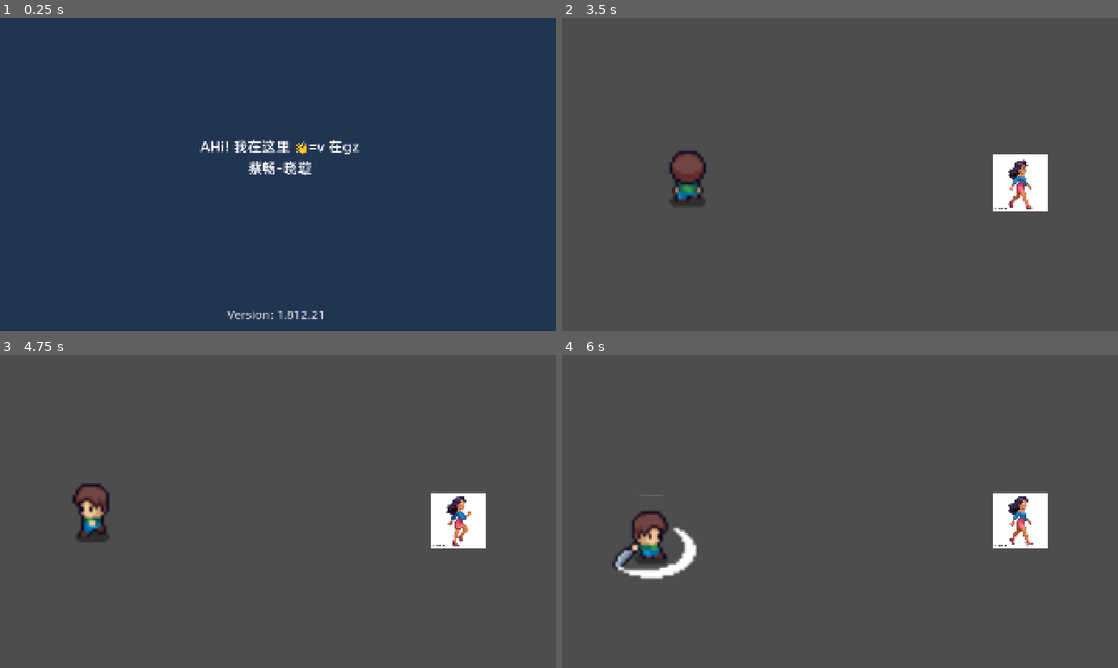
Above: before the commit, frames 1-4 (two rows, left to right).
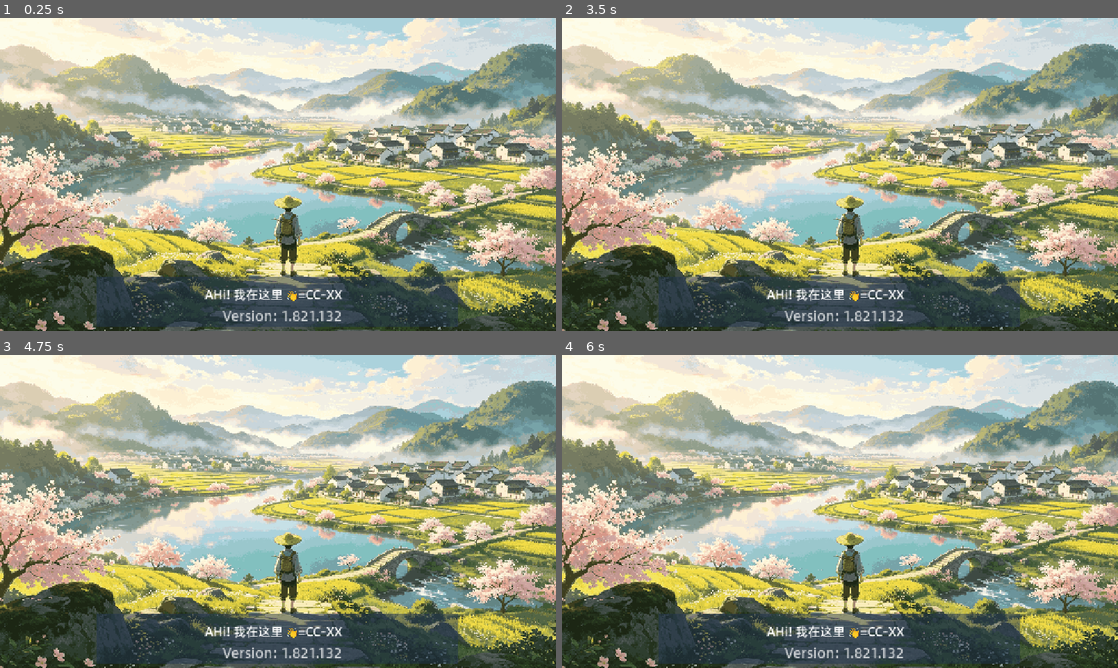
Above: after the commit, the same moments.

Repository: backtend/godothey
Game: Godot game, scene res://scenes/Bootstrap.tscn
Same seed, same stepped clock (60 frames per second), same inputs: the game is played once before the commit and once after it. The engine's default icon, where the game draws it, is replaced by a stand-in: a white triangle on a blue panel in a dark square.
Inputs:
- Up to frame 1 (0.25 s): no input
- Up to frame 2 (3.5 s): tap Enter at 0.5, 2 s; hold D (right) 0.53-1.28 s; tap J (attack) every 0.75 s from 0.6 to 2.85 s; tap Space at 1.25, 2.75 s; hold S (down) 1.28-2.03 s; hold D (right) 2.03-2.78 s; hold W (up) from 2.78 s (still down)
- Up to frame 3 (4.75 s): release W (up) at 3.53 s; hold A (left) from 3.53 s (still down); tap J (attack) at 3.6, 4.35 s
- Up to frame 4 (6 s): release A (left) at 5.03 s; hold S (down) 5.03-5.78 s; tap J (attack) at 5.1, 5.85 s; hold D (right) from 5.78 s (still down)

The runs differ from the first frame. In frame 1, 95% of the frame differs, in the area x 0-100%, y 0-100%; in frame 2, 93%; in frame 3, 93%; in frame 4, 93%.

Commit message:
新增启动屏幕的田园风景

Diff:
--- a/project/project.godot
+++ b/project/project.godot
@@ -11,23 +11,24 @@
 [application]
 
 config/name="GODOTHEY"
-config/version="1.812.21"
+config/version="1.821.132"
 run/main_scene="uid://bootstrap0001"
 config/features=PackedStringArray("4.6", "Mobile")
 boot_splash/bg_color=Color(0.036384057, 0.3841699, 0.59965336, 1)
+boot_splash/show_image=false
 config/icon="res://icon.svg"
 
 [autoload]
 
-Startup="*uid://cjmvna4twpwqq"
 Authy="*uid://3qhtplm17ads"
 Configuration="*uid://dt4xjxocbvk1c"
 
 [display]
 
-window/size/viewport_width=1920
-window/size/viewport_height=1080
+window/size/viewport_width=1280
+window/size/viewport_height=720
 window/stretch/mode="canvas_items"
+window/stretch/aspect="expand"
 
 [gui]
 
--- a/project/scenes/Bootstrap.tscn
+++ b/project/scenes/Bootstrap.tscn
@@ -1,6 +1,7 @@
 [gd_scene format=3 uid="uid://bootstrap0001"]
 
 [ext_resource type="Script" uid="uid://g7warlo8s6jq" path="res://scripts/uis/Bootstrap.gd" id="1_qmcbq"]
+[ext_resource type="Texture2D" uid="uid://bwepijoxuiomu" path="res://assets/images/godothey.png" id="2_godothey"]
 
 [node name="Bootstrap" type="Control" unique_id=1000976961]
 layout_mode = 3
@@ -12,7 +13,8 @@
 mouse_filter = 2
 script = ExtResource("1_qmcbq")
 
-[node name="Background" type="ColorRect" parent="." unique_id=1472143487]
+[node name="Background" type="TextureRect" parent="." unique_id=1472143487]
+visible = false
 layout_mode = 1
 anchors_preset = 15
 anchor_right = 1.0
@@ -20,7 +22,8 @@
 grow_horizontal = 2
 grow_vertical = 2
 mouse_filter = 2
-color = Color(0.055, 0.067, 0.098, 1)
+texture = ExtResource("2_godothey")
+expand_mode = 1
 
 [node name="TitleLabel" type="Label" parent="." unique_id=611875373]
 layout_mode = 1
@@ -29,10 +32,10 @@
 anchor_top = 0.35
 anchor_right = 0.5
 anchor_bottom = 0.35
-offset_left = -300.0
-offset_top = -30.0
-offset_right = 300.0
-offset_bottom = 30.0
+offset_left = -322.0
+offset_top = 8.0
+offset_right = 278.0
+offset_bottom = 68.0
 grow_horizontal = 2
 grow_vertical = 2
 theme_override_colors/font_color = Color(0.75, 0.9, 1, 1)
@@ -47,14 +50,13 @@
 anchor_top = 0.78
 anchor_right = 0.5
 anchor_bottom = 0.78
-offset_left = -260.0
-offset_top = -14.0
-offset_right = 260.0
-offset_bottom = 14.0
+offset_left = -261.0
+offset_top = -231.59998
+offset_right = 259.0
+offset_bottom = -152.69995
 grow_horizontal = 2
 grow_vertical = 2
 theme_override_colors/font_color = Color(0.6, 0.65, 0.72, 1)
-theme_override_font_sizes/font_size = 16
-text = "正在启动...
-System Starting..."
+theme_override_font_sizes/font_size = 45
+text = "System Starting..."
 horizontal_alignment = 1
--- a/project/scenes/common/Welcome.tscn
+++ b/project/scenes/common/Welcome.tscn
@@ -1,9 +1,20 @@
 [gd_scene format=3 uid="uid://b2e5g0ixxl0fv"]
 
 [ext_resource type="Script" uid="uid://b8tae5aspq1c8" path="res://scripts/uis/common/Welcome.gd" id="1_ig7tw"]
+[ext_resource type="Texture2D" uid="uid://bwepijoxuiomu" path="res://assets/images/godothey.png" id="2_c5y1m"]
 
-[node name="Node" type="Node" unique_id=1256974477]
+[node name="Welcome" type="Node" unique_id=1256974477]
 script = ExtResource("1_ig7tw")
+
+[node name="Background" type="TextureRect" parent="." unique_id=1896537486]
+anchors_preset = 15
+anchor_right = 1.0
+anchor_bottom = 1.0
+grow_horizontal = 2
+grow_vertical = 2
+mouse_filter = 2
+texture = ExtResource("2_c5y1m")
+expand_mode = 1
 
 [node name="CanvasLayer" type="CanvasLayer" parent="." unique_id=1536970672]
 
@@ -13,26 +24,25 @@
 anchor_top = 0.25
 anchor_right = 0.734
 anchor_bottom = 0.75
-offset_left = -482.0
-offset_top = -270.0
-offset_right = 510.71997
-offset_bottom = 270.0
-color = Color(0.129412, 0.203922, 0.321569, 1)
+offset_left = -98.0
+offset_top = 414.0
+offset_right = 116.47998
+offset_bottom = 170.0
+color = Color(0.12941177, 0.20392157, 0.32156864, 0.49019608)
 
 [node name="Label" type="Label" parent="CanvasLayer/Panel" unique_id=1639540794]
 layout_mode = 1
 anchors_preset = 15
 anchor_right = 1.0
 anchor_bottom = 1.0
-offset_left = 99.0
-offset_top = 81.0
-offset_right = -85.0
-offset_bottom = -200.0
+offset_left = 96.0
+offset_top = 6.0
+offset_right = -114.0
+offset_bottom = -36.0
 grow_horizontal = 2
 grow_vertical = 2
-theme_override_font_sizes/font_size = 50
-text = "AHi! 我在这里 👋=v 在gz
-蔡畅-晓璇"
+theme_override_font_sizes/font_size = 29
+text = "AHi! 我在这里 👋=CC-XX"
 horizontal_alignment = 1
 vertical_alignment = 1
 
@@ -43,12 +53,12 @@
 anchor_top = 1.0
 anchor_right = 1.0
 anchor_bottom = 1.0
-offset_left = -6.0
-offset_top = -86.0
-offset_right = -6.0
-offset_bottom = -28.0
+offset_left = 11.0
+offset_top = -47.0
+offset_right = 11.0
+offset_bottom = 11.0
 grow_horizontal = 2
 grow_vertical = 0
-theme_override_font_sizes/font_size = 41
+theme_override_font_sizes/font_size = 32
 text = "v1.0.0"
 horizontal_alignment = 1
--- a/project/scripts/uis/Bootstrap.gd
+++ b/project/scripts/uis/Bootstrap.gd
@@ -30,75 +30,77 @@
 
 
 func _ready() -> void:
-	_spinner_center = get_viewport_rect().size / 2.0
-	_spinner_center.y -= 40.0
-	set_process(true)
+    _spinner_center = get_viewport_rect().size / 2.0
+    _spinner_center.y -= 40.0
+    set_process(true)
 
-	# 先等一帧,让 loading 画面真正渲染出来,避免白屏闪一下
-	await get_tree().process_frame
-	await get_tree().process_frame
+    # 先等一帧,让 loading 画面真正渲染出来,避免白屏闪一下
+    await get_tree().process_frame
+    await get_tree().process_frame
 
-	_apply_local_pcks()
-	await _goto_target_scene()
+    _apply_local_pcks()
+    # 休息2秒
+    # await get_tree().create_timer(6.0).timeout
+    await _goto_target_scene()
 
 
 func _process(delta: float) -> void:
-	_spin_angle += delta * 4.0
-	_pulse_time += delta
-	title_label.modulate.a = 0.75 + 0.25 * sin(_pulse_time * 2.0)
-	queue_redraw()
+    _spin_angle += delta * 4.0
+    _pulse_time += delta
+    title_label.modulate.a = 0.75 + 0.25 * sin(_pulse_time * 2.0)
+    queue_redraw()
 
 
 func _draw() -> void:
-	var segments := 24
-	for i in range(segments):
-		var t := float(i) / float(segments)
-		var a := _spin_angle + t * TAU
-		var alpha := 1.0 - t
-		draw_arc(_spinner_center, _spinner_radius, a, a + 0.18, 8, Color(0.35, 0.75, 1.0, alpha), 4.0, true)
+    var segments := 24
+    for i in range(segments):
+        var t := float(i) / float(segments)
+        var a := _spin_angle + t * TAU
+        var alpha := 1.0 - t
+        draw_arc(_spinner_center, _spinner_radius, a, a + 0.18, 8, Color(0.35, 0.75, 1.0, alpha), 4.0, true)
 
 
 func _set_status(text: String) -> void:
-	status_label.text = text
-	print(text)
+    status_label.text = text
+    print(text)
 
 
 func _apply_local_pcks() -> void:
-	_set_status("正在检查本地资源包...")
-	if not FileAccess.file_exists(MANIFEST_PATH):
-		push_warning("更新清单文件不存在,无法加载本地资源包")
-		return
-	var f := FileAccess.open(MANIFEST_PATH, FileAccess.READ)
-	if f == null:
-		push_warning("无法打开更新清单文件,无法加载本地资源包")
-		return
-	var parsed = JSON.parse_string(f.get_as_text())
-	f.close()
+    _set_status("正在检查本地资源包...")
+    if not FileAccess.file_exists(MANIFEST_PATH):
+        push_warning("更新清单文件不存在,无法加载本地资源包")
+        return
+    var f := FileAccess.open(MANIFEST_PATH, FileAccess.READ)
+    if f == null:
+        push_warning("无法打开更新清单文件,无法加载本地资源包")
+        return
+    var parsed = JSON.parse_string(f.get_as_text())
+    f.close()
 
-	if typeof(parsed) != TYPE_DICTIONARY:
-		push_warning("更新清单文件格式错误,无法加载本地资源包")
-		return
+    if typeof(parsed) != TYPE_DICTIONARY:
+        push_warning("更新清单文件格式错误,无法加载本地资源包")
+        return
 
-	var applied: Array = parsed.get("applied", [])
-	for i in range(applied.size()):
-		var entry = applied[i]
-		var pck_name: String = entry.get("pck_name", "")
-		if pck_name == "":
-			continue
-		var path := PCK_DIR + pck_name
-		_set_status("正在加载资源包 (%d/%d): %s" % [i + 1, applied.size(), pck_name])
-		if FileAccess.file_exists(path):
-			if not ProjectSettings.load_resource_pack(path, true):
-				push_warning("加载本地资源包失败: %s" % path)
-		else:
-			push_warning("本地资源包缺失,可能需要重新下载: %s" % path)
-	_set_status("资源加载完成")
+    var applied: Array = parsed.get("applied", [])
+    for i in range(applied.size()):
+        var entry = applied[i]
+        var pck_name: String = entry.get("pck_name", "")
+        if pck_name == "":
+            continue
+        var path := PCK_DIR + pck_name
+        _set_status("正在加载资源包 (%d/%d): %s" % [i + 1, applied.size(), pck_name])
+        if FileAccess.file_exists(path):
+            if not ProjectSettings.load_resource_pack(path, true):
+                push_warning("加载本地资源包失败: %s" % path)
+        else:
+            push_warning("本地资源包缺失,可能需要重新下载: %s" % path)
+    _set_status("资源加载完成")
 
 
 func _goto_target_scene() -> void:
-	_set_status("正在进入游戏...")
-	await get_tree().create_timer(0.2).timeout
-	var err := get_tree().change_scene_to_file(target_scene)
-	if err != OK:
-		push_error("跳转入口场景失败: %s (err=%d)" % [target_scene, err])
-		_set_status("启动失败,请重启游戏")
+    _set_status("正在进入游戏...")
+    await get_tree().create_timer(0.2).timeout
+    var err := get_tree().change_scene_to_file(target_scene)
+    if err != OK:
+        push_error("跳转入口场景失败: %s (err=%d)" % [target_scene, err])
+        _set_status("启动失败,请重启游戏")
--- a/project/scripts/uis/common/Welcome.gd
+++ b/project/scripts/uis/common/Welcome.gd
@@ -16,7 +16,7 @@
     if version_label:
         version_label.text = "Version: %s" % version_name
 
-    await get_tree().create_timer(3.0).timeout
+    await get_tree().create_timer(6.0).timeout
 
     var toscene := await WelcomeLogic.initial()
     print("初始化完成，跳转到：", toscene)
Binary file added: project/assets/images/godothey.png
Not shown, added: project/assets/images/godothey.png.import
Not shown, changed: project/export_presets.cfg
